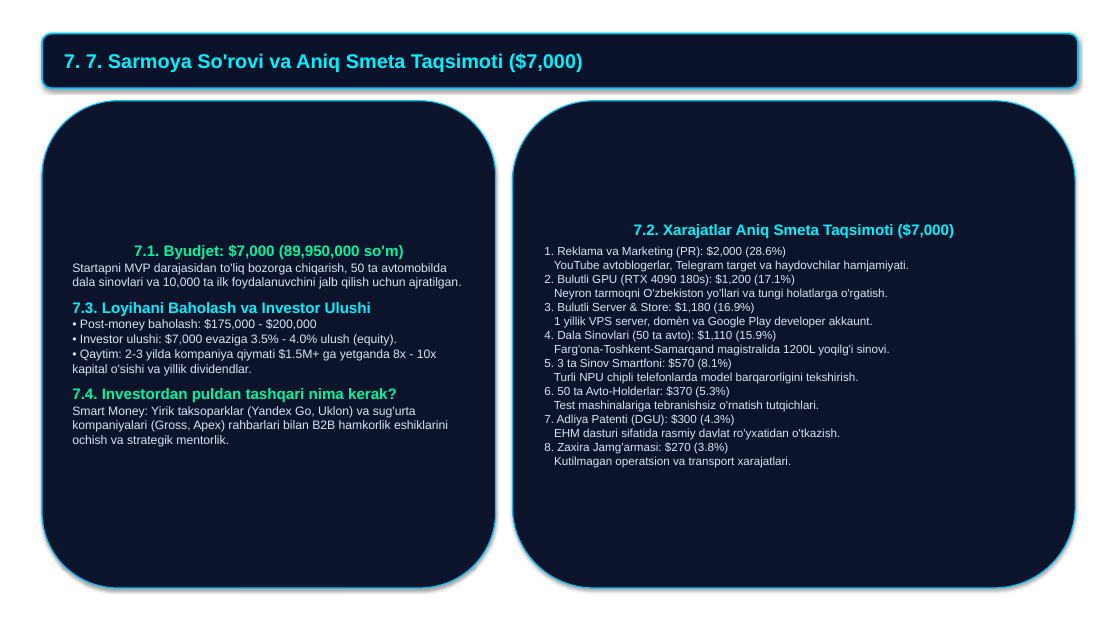
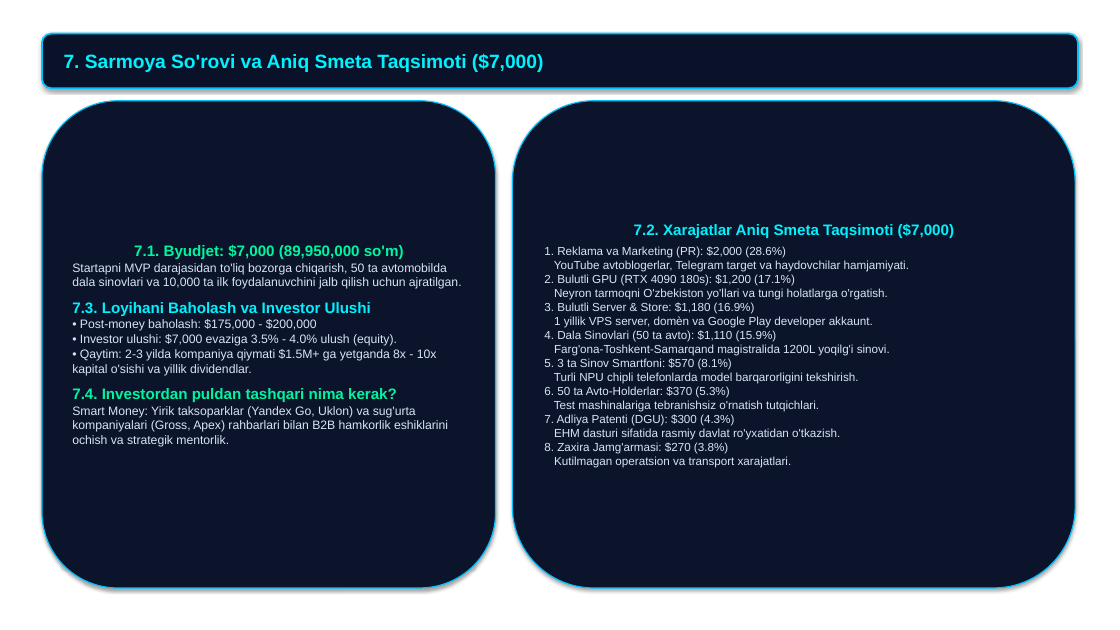
Before and after one commit to abdukamolismoilov5-dotcom/hamroh-ai, a slide deck: slide 10 of docs/presentations/1_HamrohAI_Canva_Shablon_Taqdimot_7000$.pptx. Drawn at 1120x630 pixels with LibreOffice and Linux fonts; fonts in the diff are those of the drawing; background and template pictures are left out. Boxes give left, top, right and bottom in pixels: in the first picture for what was removed or moved away, otherwise in the second. Text is boxed around its words. In the diff, an @@ line names an element or a change of style, - is before the commit and + after.

```diff
--- a/docs/presentations/1_HamrohAI_Canva_Shablon_Taqdimot_7000$.pptx
+++ b/docs/presentations/1_HamrohAI_Canva_Shablon_Taqdimot_7000$.pptx
@@ text in rounded rectangle at bbox=[64, 53, 543, 72]: text changed; size 17 to 16.5 pt @@
-7. 7. Sarmoya So'rovi va Aniq Smeta Taqsimoti ($7,000)
+7. Sarmoya So'rovi va Aniq Smeta Taqsimoti ($7,000)
```
Also in this commit, not shown: 9 other slides changed, 2 other files.
